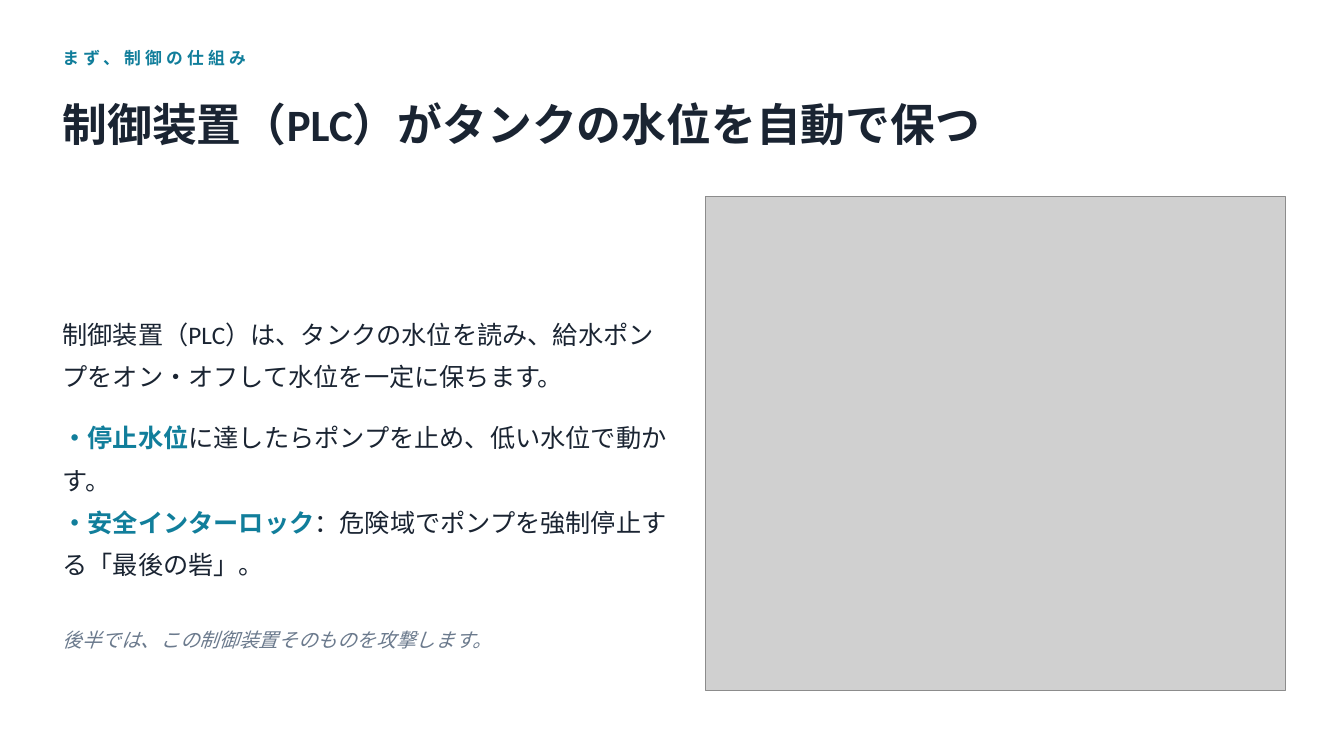
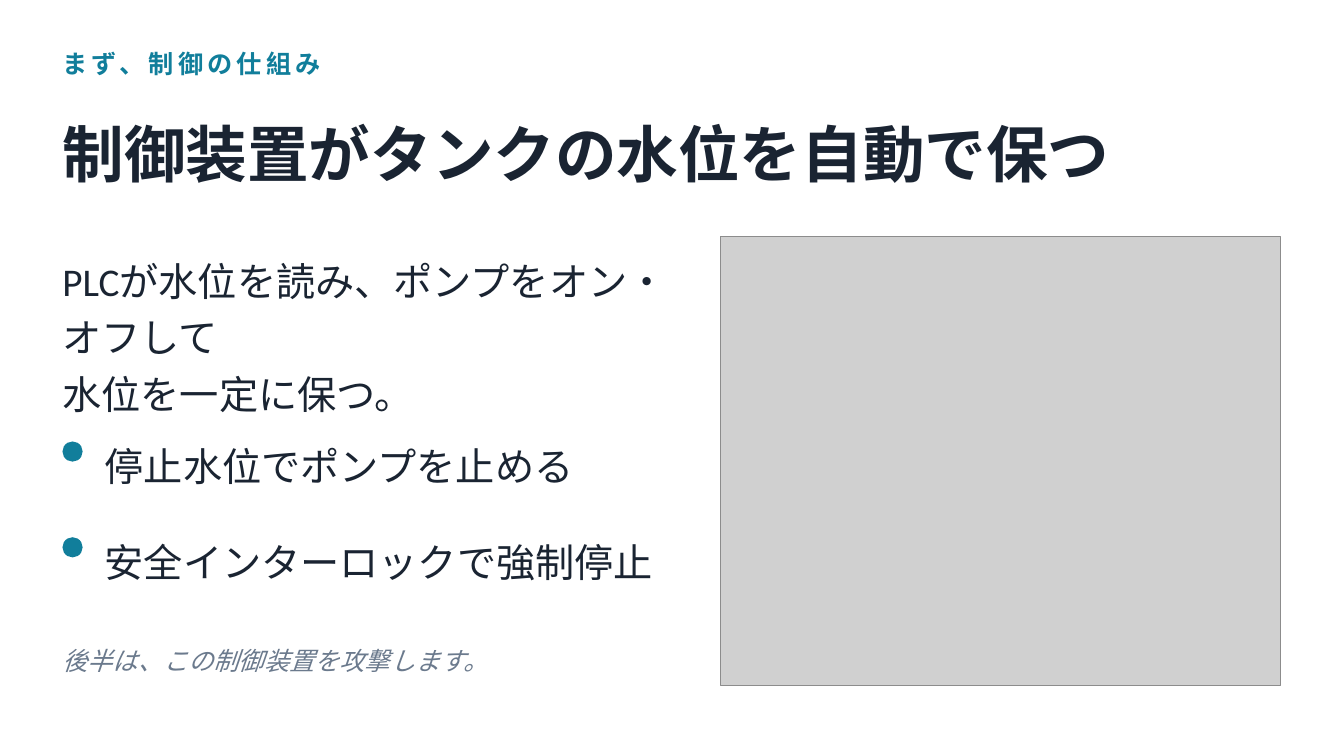
Before and after one commit to Tivo0921/ot-modbus-ctf, a slide deck: slide 3 of slides/ot-intro.pptx. Drawn at 1344x756 pixels with LibreOffice and Linux fonts; fonts in the diff are those of the drawing; grey boxes stand for pictures. Boxes give left, top, right and bottom in pixels: in the first picture for what was removed or moved away, otherwise in the second. Text is boxed around its words. In the diff, an @@ line names an element or a change of style, - is before the commit and + after.

```diff
--- a/slides/ot-intro.pptx
+++ b/slides/ot-intro.pptx
@@ text "まず、制御の仕組み" at [62,47,321,79]: size 12 to 18 pt @@
@@ text at [62,124,1109,183]: text changed; size 32 to 44 pt @@
-制御装置（PLC）がタンクの水位を自動で保つ
+制御装置がタンクの水位を自動で保つ
@@ picture: place and size @@
-picture at [706,197,1286,691]
+picture at [721,237,1280,686]
@@ text at [62,263,666,412]: text changed; size 18 to 28 pt @@
-制御装置（PLC）は、タンクの水位を読み、給水ポンプをオン・オフして水位を一定に保ちます。
-・停止水位に達したらポンプを止め、低い水位で動かす。
-・安全インターロック：危険域でポンプを強制停止する「最後の砦」。
+PLCが水位を読み、ポンプをオン・オフして
+水位を一定に保つ。
@@ ellipse added at [63,442,83,462], fill #117E9B @@
@@ text added at [105,447,574,484], 28 pt, text #1A2432 @@
+停止水位でポンプを止める
@@ ellipse added at [63,537,83,558], fill #117E9B @@
@@ text added at [105,543,653,581], 28 pt, text #1A2432 @@
+安全インターロックで強制停止
@@ text at [62,649,488,672]: text changed; size 14 to 18 pt @@
-後半では、この制御装置そのものを攻撃します。
+後半は、この制御装置を攻撃します。
```
Also in this commit, not shown: 8 other slides changed, 1 other file.
